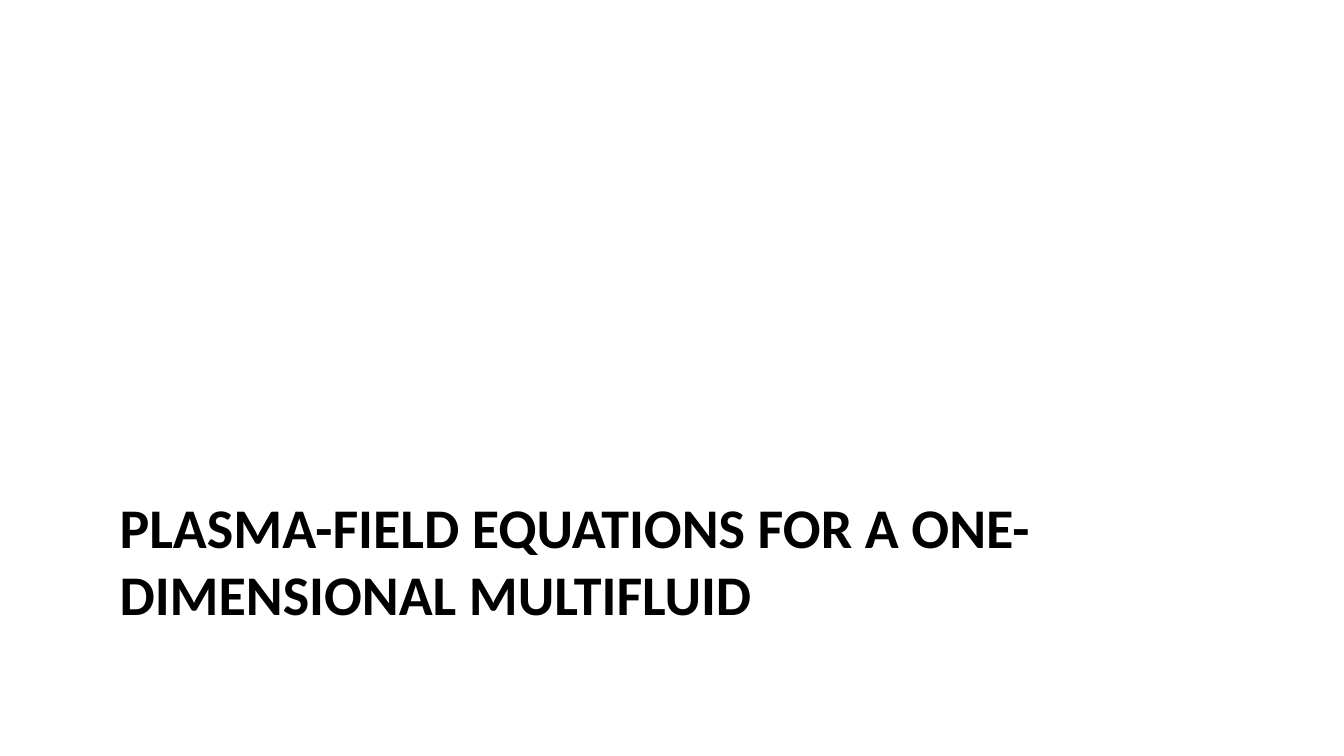
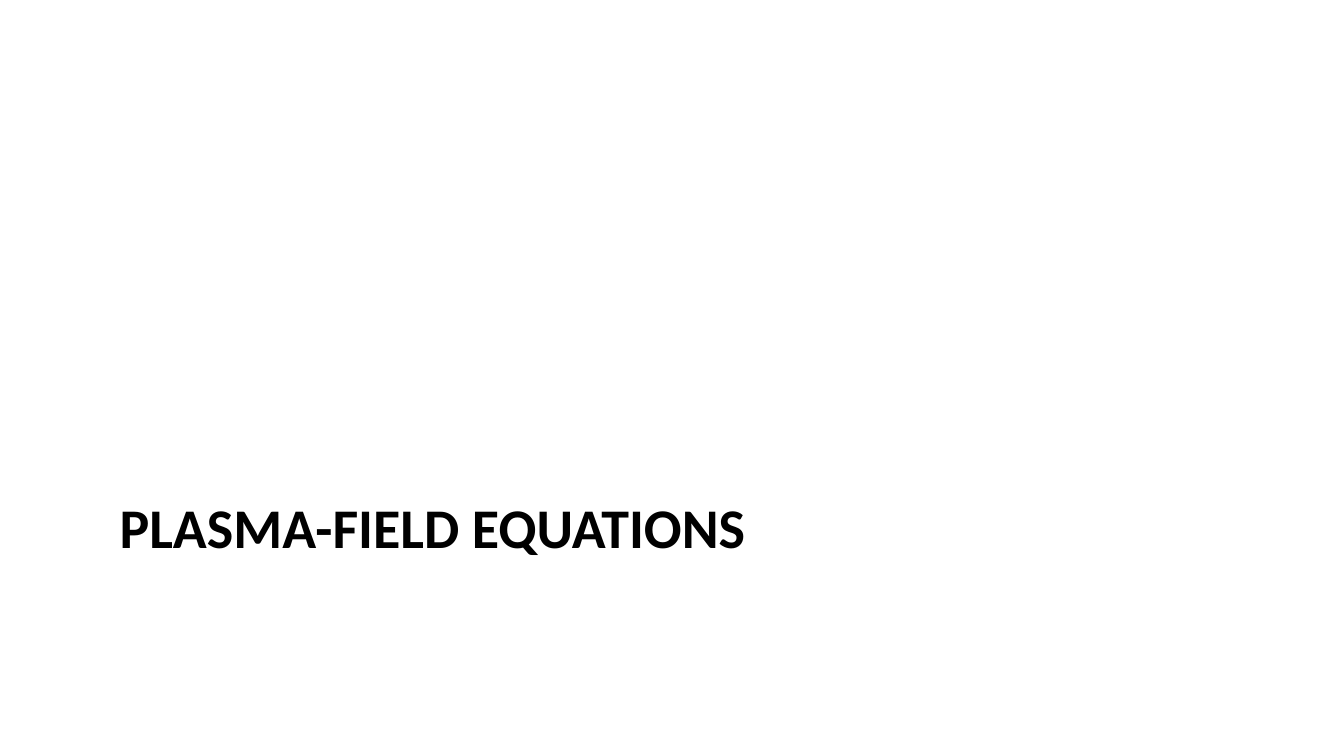
Before and after one commit to Beforerr/cs_theory, a slide deck: slide 10 of presentations/index.pptx (slide 7 before the commit). Drawn at 1344x756 pixels with LibreOffice and Linux fonts; fonts in the diff are those of the drawing. Boxes give left, top, right and bottom in pixels: in the first picture for what was removed or moved away, otherwise in the second. Text is boxed around its words. In the diff, an @@ line names an element or a change of style, - is before the commit and + after.

```diff
--- a/presentations/index.pptx
+++ b/presentations/index.pptx
@@ title at (120,511,745,555): text changed @@
-PLASMA-FIELD EQUATIONS FOR A ONE-DIMENSIONAL MULTIFLUID
+PLASMA-FIELD EQUATIONS
```
Also in this commit, not shown: 5 other slides changed, 21 slides added, 4 slides removed, 4 other files.
